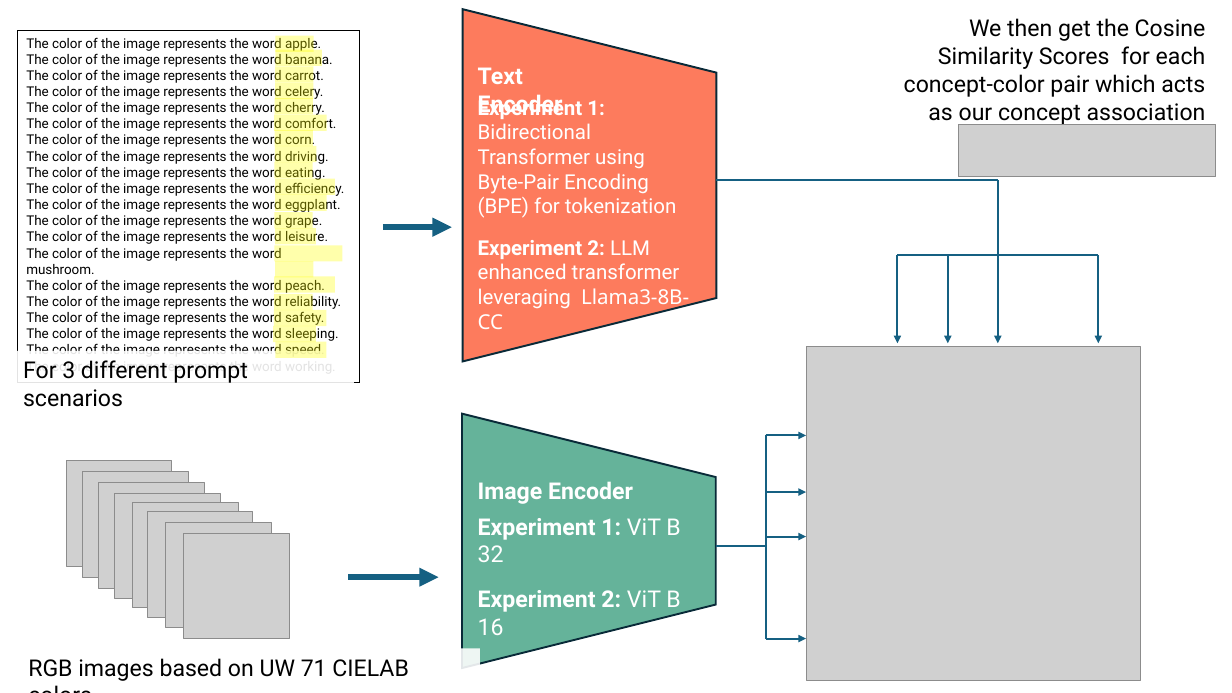
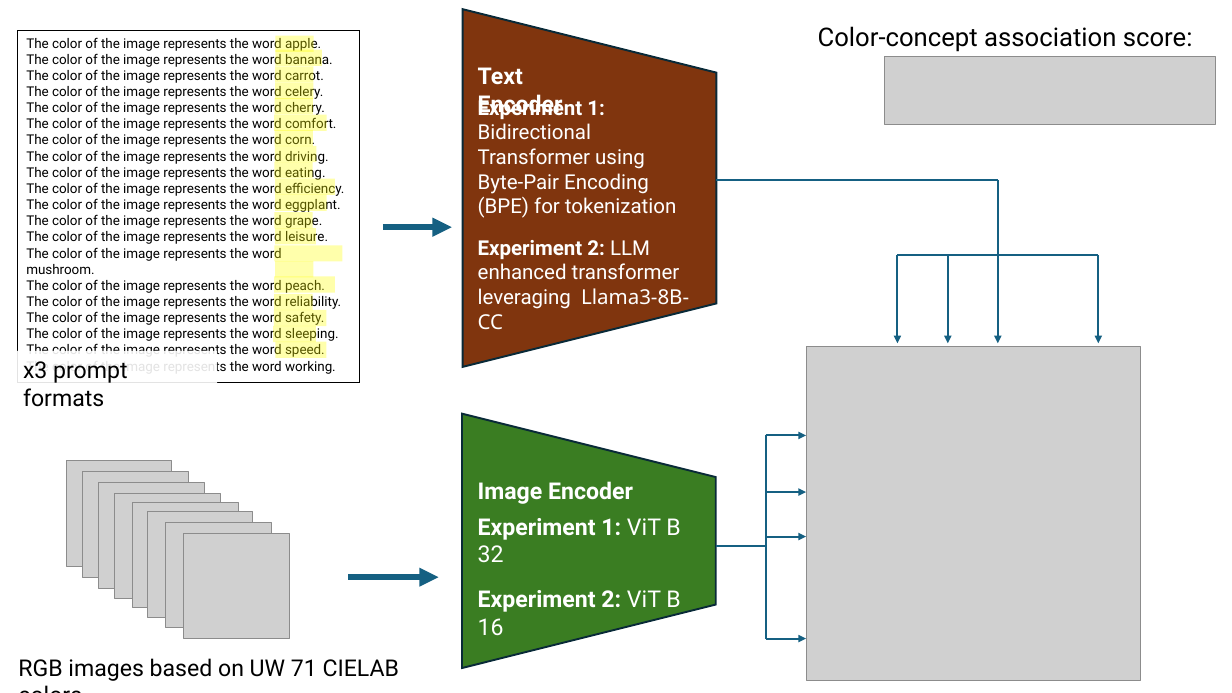
Before and after one commit to ryan-moreno/BMI_771_project, a slide deck: slide 11 of Presentation.pptx. Drawn at 1232x693 pixels with LibreOffice and Linux fonts; fonts in the diff are those of the drawing; grey boxes stand for pictures. Boxes give left, top, right and bottom in pixels: in the first picture for what was removed or moved away, otherwise in the second. Text is boxed around its words. In the diff, an @@ line names an element or a change of style, - is before the commit and + after.

```diff
--- a/Presentation.pptx
+++ b/Presentation.pptx
@@ trapezoid: place and size @@
-trapezoid at (462,9,716,361)
+trapezoid at (462,9,716,367)
@@ trapezoid at (462,9,716,367): fill #FD7B5D to #80350E @@
@@ rectangle "Color-concept association score:": place and size @@
-rectangle "Color-concept association score:" at (904,18,1206,125)
+rectangle "Color-concept association score:" at (794,17,1202,57)
@@ text in rectangle at (818,26,1193,52): text changed; size 18 to 20 pt @@
-We then get the Cosine Similarity Scores for each concept-color pair which acts as our concept association score.
+Color-concept association score:
@@ picture: place and size @@
-picture at (958,125,1216,177)
+picture at (884,57,1215,125)
@@ rectangle "x3 prompt formats": place and size @@
-rectangle "x3 prompt formats" at (23,360,247,407)
+rectangle "x3 prompt formats" at (14,351,217,388)
@@ text in rectangle at (23,361,127,407): text changed @@
-For 3 different prompt scenarios
+x3 prompt formats
@@ trapezoid at (462,414,716,668): fill #65B39A to #3B7D23 @@
@@ text "RGB images based on UW ...": place and size @@
-text "RGB images based on UW ..." at (28,658,408,681)
+text "RGB images based on UW ..." at (18,658,399,681)
```
Also in this commit, not shown: 16 other slides changed, 2 slides added, 2 slides removed.
